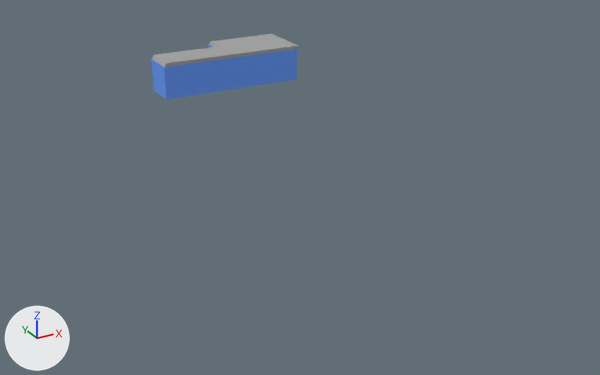
Two versions of the Blender file TCGD_ECJam2018/Assets/Game/Models/Test/House.blend, one commit apart.
One viewpoint serves both versions: a camera (50 mm lens) standing at (-27.7, -62.0, 20.6) and looking at (-3.0, -17.1, -1.9). Lighting does not change. The marker at lower left points along +X, +Y and +Z.

The first picture shows 'Ceiling', 'Room'.
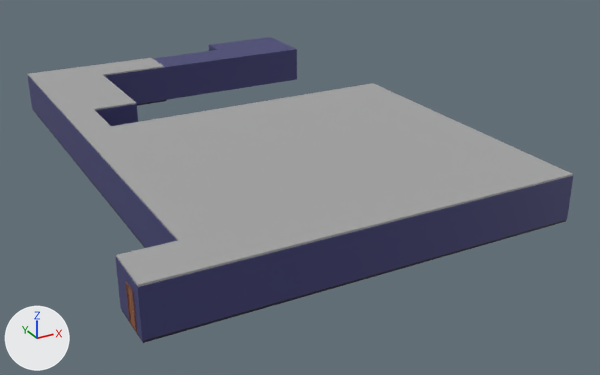
ob_ctrl_hole_001 is not drawn itself; it is used by a modifier of ob_room_001.
ob_ctrl_hole_002 is not drawn itself; it is used by a modifier of ob_room_001.
ob_ctrl_hole is not drawn itself; it is used by a modifier of ob_room_001, ob_room.

Changed parts and their boxes [x1, y1, x2, y2] in the pictures (600 x 375 px):
'Ceiling.001', added
    after: [28, 58, 573, 287]
'Room.001', added (blue)
    after: [28, 68, 573, 341]
'Ceiling', reshaped (9% shorter)
    before: [152, 34, 298, 67]
    after: [153, 37, 295, 67]
'Floor.001', added
    after: [33, 100, 566, 343]
'Door.002', added
    after: [127, 286, 135, 329]
'DoorFrame.002', added
    after: [125, 282, 137, 333]
part 1 of me_room_001, deleted (blue)
    before: [151, 45, 297, 100]
part 3 of me_room_001, recoloured (blue)
    after: [159, 37, 297, 100]
part 4 of me_ceiling, cut back
    before: [152, 34, 298, 67]
part 5 of me_ceiling, surface changed (blue)
    after: [153, 37, 295, 67]

Edits to the bpy script that builds the scene:
```text
Change me_room_001:
    remove me_room_001.from_pydata(...)  # 28 vertices, 28 faces; spans x -6.03..6.03, y -0.03..5.03, z 0.0..2.7
    add me_room_001.from_pydata(...)  # 14 vertices, 7 faces; spans x -6.0..6.0, y 0.0..5.0, z 0.0..2.7
    me_room_001 part 1
    14 vertices are removed from x -6.03..6.03, y -0.03..5.03, z 0.0..2.7
    21 faces are deleted
    me_room_001 part 2: 7 kept faces spanning x -6.0..6.0, y 0.0..5.0, z 0.0..2.7 get new texture (UV) coordinates
    me_room_001 part 3: 7 faces spanning x -6.0..6.0, y 0.0..5.0, z 0.0..2.7 switch from mat_housecolors_png (picture img_housecolors_png) to mat_housecolors_png_001 (picture img_housecolors_png_001)
Change me_ceiling:
    used by ob_ceiling; parent = ob_room; location = (0.0, 0.0, 0.0)
    remove me_ceiling.from_pydata(...)  # 21 vertices, 16 faces; spans x -6.0..6.18, y -0.03..5.0, z 2.7..3.0
    add me_ceiling.from_pydata(...)  # 7 vertices, 1 face; spans x -6.0..6.0, y 0.0..5.0, z 2.7
    me_ceiling part 4
    14 vertices are removed from x -6.0..6.18, y -0.03..5.0, z 2.7..3.0
    16 faces are deleted
    1 new face joins them
    me_ceiling part 5: 1 kept faces spanning x -6.0..6.0, y 0.0..5.0, z 2.7 get new texture (UV) coordinates
Change ob_room:
    add _m = ob_room.modifiers.new('Solidify', 'SOLIDIFY')
    add _m.thickness = 0.03
    add _m.use_even_offset = True
    add _m.use_quality_normals = True
    add _m.nonmanifold_thickness_mode = 'FIXED'
    add _m.nonmanifold_merge_threshold = 0.0003
    add _m = ob_room.modifiers.new('Boolean', 'BOOLEAN')
    add _m.object = ob_ctrl_hole
    add _m.solver = 'FLOAT'
Add ob_ctrl_hole:
    ob_ctrl_hole = bpy.data.objects.new('CTRL_Hole', me_ctrl_hole)  # a box spanning x -0.5..0.5, y 0.0..0.24, z 0.0..2.1; in mat_untitled (grey #bcbcbc)
    ob_ctrl_hole.parent = ob_kidsroomdoor
    ob_ctrl_hole.location = (0.0, -0.12, -0.002)
    ob_ctrl_hole.scale = (1.0, 2.0, 1.0)
Add ob_kidsroomdoor:
    ob_kidsroomdoor = bpy.data.objects.new('KidsRoomDoor', None)
    ob_kidsroomdoor.parent = ob_room_001
    ob_kidsroomdoor.location = (-5.997, 1.566, 0.00635)
    ob_kidsroomdoor.rotation_euler = (-3.142, -3.142, 1.571)  # degrees (-180, -180, 90)
Add ob_room_001:
    ob_room_001 = bpy.data.objects.new('Room.001', me_room_002)  # 24 vertices, 11 faces; spans x -13.0..12.0, y -32.0..3.0, z 0.0..2.7; in mat_housecolors_png_001 (picture img_housecolors_png_001); modifiers SOLIDIFY, BOOLEAN, BOOLEAN, BOOLEAN
    ob_room_001.location = (-6.03, -0.01, 0.01)
Add ob_ctrl_hole_001:
    ob_ctrl_hole_001 = bpy.data.objects.new('CTRL_Hole.001', me_ctrl_hole_001)  # a box spanning x -0.5..0.5, y 0.0..0.24, z 0.0..2.1
    ob_ctrl_hole_001.parent = ob_room2door
    ob_ctrl_hole_001.location = (0.0, -0.12, -0.002)
    ob_ctrl_hole_001.scale = (1.0, 2.0, 1.0)
Add ob_room2door:
    ob_room2door = bpy.data.objects.new('Room2Door', None)
    ob_room2door.parent = ob_room_001
    ob_room2door.location = (-13.05, 2.988, 0.0177)
Add ob_ctrl_hole_002:
    ob_ctrl_hole_002 = bpy.data.objects.new('CTRL_Hole.002', me_ctrl_hole_001.copy())
    ob_ctrl_hole_002.parent = ob_frontdoor
    ob_ctrl_hole_002.location = (0.0, -0.12, -0.002)
    ob_ctrl_hole_002.scale = (1.0, 2.0, 1.0)
Add ob_frontdoor:
    ob_frontdoor = bpy.data.objects.new('FrontDoor', None)
    ob_frontdoor.parent = ob_room_001
    ob_frontdoor.location = (-19.04, -30.84, 0.0132)
    ob_frontdoor.rotation_euler = (0.0, 0.0, 1.571)  # degrees (0, 0, 90)
Add ob_handle_front_002:
    ob_handle_front_002 = bpy.data.objects.new('Handle_Front.002', me_handle_front_002)  # 170 vertices, 180 faces; spans x -0.0435..0.0435, y -0.0896..-0.0025, z -0.0435..0.0435; in mat_housecolors_png_001 (picture img_housecolors_png_001); modifiers SUBSURF
    ob_handle_front_002.parent = ob_door_002
    ob_handle_front_002.location = (-0.776, 0.023, 0.0)
    ob_handle_front_002.rotation_euler = (3.142, 0.0, 0.0)  # degrees (180, 0, 0)
Add ob_door_002:
    ob_door_002 = bpy.data.objects.new('Door.002', me_door_002)  # 184 vertices, 167 faces; spans x -0.84..0.0, y 0.0..0.04, z -1.05..0.96; in mat_housecolors_png_001 (picture img_housecolors_png_001)
    ob_door_002.parent = ob_doorframe_002
    ob_door_002.location = (0.418, -0.026, 1.05)
Add ob_doorframe_002:
    ob_doorframe_002 = bpy.data.objects.new('DoorFrame.002', me_doorfrane_001)  # 32 vertices, 24 faces; spans x -0.5..0.5, y -0.03..0.05, z 0.0..2.1; in mat_housecolors_png_001 (picture img_housecolors_png_001)
    ob_doorframe_002.parent = ob_frontdoor
    ob_doorframe_002.location = (-8.193, 1.138, 2.684)
Add ob_floor_001:
    ob_floor_001 = bpy.data.objects.new('Floor.001', me_floor_001)  # 24 vertices, 14 faces; spans x -13.0..12.0, y -32.0..3.0, z -0.1..0.0; in mat_housecolors_png_001 (picture img_housecolors_png_001)
    ob_floor_001.parent = ob_room_001
    ob_floor_001.location = (0.0, 0.0, 0.0)
Add ob_ceiling_001:
    ob_ceiling_001 = bpy.data.objects.new('Ceiling.001', me_ceiling_001)  # 24 vertices, 14 faces; spans x -13.0..12.0, y -32.0..3.0, z 2.7..2.8; in mat_housecolors_png_001 (picture img_housecolors_png_001)
    ob_ceiling_001.parent = ob_room_001
    ob_ceiling_001.location = (0.0, 0.0, 0.0)
```
